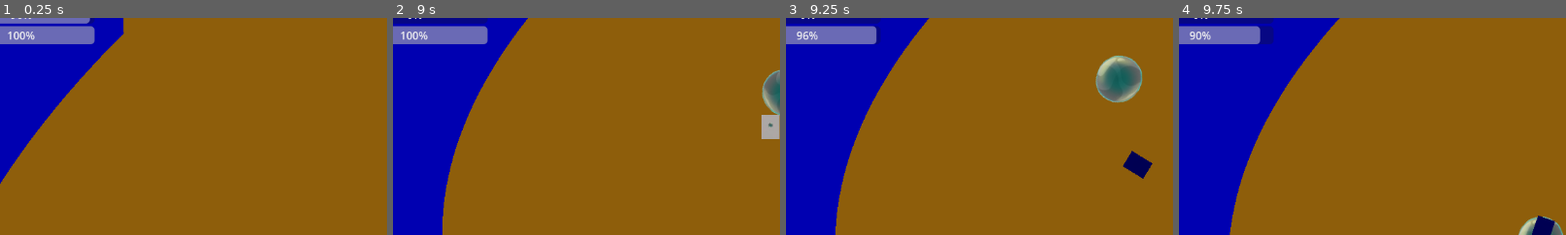
Above: before the commit, frames 1-4 (left to right).
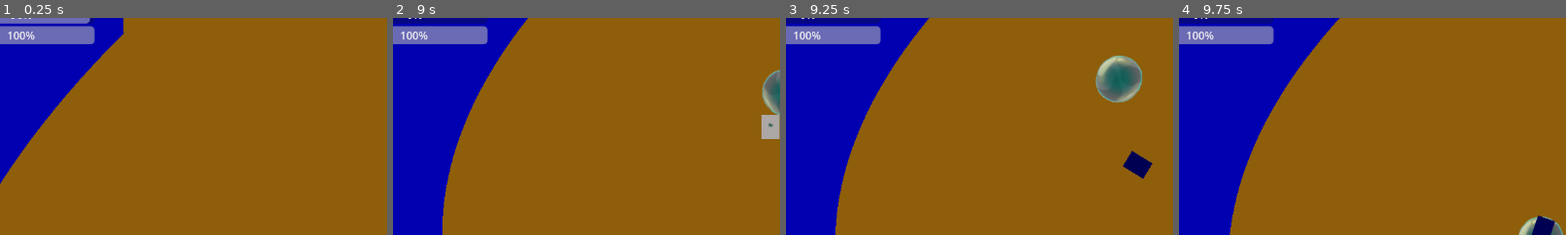
Above: after the commit, the same moments.

Repository: KnGod667/GGJ2025
Game: Godot game, scene res://scenes/main scene.tscn
Two runs of this game, one before a commit and one after it. Both use one fixed random seed, a clock stepped at 60 frames per second and the inputs below.
Inputs (mouse positions are % of the whole screen's width and height, from its top left):
- Up to frame 1 (0.25 s): no input
- Up to frame 2 (9 s): move the mouse to (72, 45) at 0.52 s; move the mouse to (30, 55) at 1.27 s; move the mouse to (60, 28) at 2.02 s; move the mouse to (45, 70) at 2.77 s; move the mouse to (80, 65) at 3.52 s; move the mouse to (20, 35) at 4.27 s; move the mouse to (55, 50) at 5.02 s; move the mouse to (35, 25) at 5.77 s; move the mouse to (72, 45) at 6.52 s; move the mouse to (30, 55) at 7.27 s; move the mouse to (60, 28) at 8.02 s; move the mouse to (45, 70) at 8.77 s
- Up to frame 3 (9.25 s): no input
- Up to frame 4 (9.75 s): move the mouse to (80, 65) at 9.52 s
The pictures show only the part of the screen within x 11-61%, y 3-53%; the shares and areas given below are measured in that part.

Frames 1-2 are identical in both runs. In frame 3, 0.3% of the frame differs, in the area x 2-25%, y 3-13%; in frame 4, 0.5%.

Commit message:
bubble collisions added, changed ui location, deleted the global ui script and placed it's content inside global variables

Diff:
--- a/project.godot
+++ b/project.godot
@@ -18,7 +18,6 @@
 
 [autoload]
 
-Ui="*res://scripts/ui.gd"
 TerrainAdapter="*res://scripts/terrain_adapter.gd"
 GlobalVariables="*res://scripts/global_variables.gd"
 
--- a/scenes/CONTROL_UI/ui.tscn
+++ b/scenes/CONTROL_UI/ui.tscn
@@ -1,6 +1,6 @@
 [gd_scene load_steps=2 format=3 uid="uid://b3jnvwtu7da8p"]
 
-[ext_resource type="Script" path="res://ui.gd" id="1_goj53"]
+[ext_resource type="Script" path="res://scripts/ui.gd" id="1_goj53"]
 
 [node name="UI" type="Control"]
 layout_mode = 3
--- a/scripts/burbuja_player.gd
+++ b/scripts/burbuja_player.gd
@@ -13,6 +13,11 @@
 func _physics_process(delta: float) -> void:
 	#MOVIMIENTO
 	if alive:
+		var col = TerrainAdapter.get_collision_vector(global_position,20)
+		if col!=Vector2.ZERO:
+			hit_()
+			pass
+
 		var mouse_direction = get_global_mouse_position()
 		if global_position.distance_to(mouse_direction) > 60:
 			speed = min(speed+BURBUJA_ACELERACION * delta,BURBUJA_MAX_SPEED)
@@ -26,8 +31,8 @@
 		get_parent().move_and_collide(velocity)
 
 	# o2 de las burbuja
-	if Ui.o2 > 0.1:
-		scale = Vector2(Ui.o2,Ui.o2)
+	if GlobalVariables.o2 > 0.1:
+		scale = Vector2(GlobalVariables.o2,GlobalVariables.o2)
 	elif alive:
 		hit_()
 
@@ -37,4 +42,4 @@
 	emit_signal("bubble_alive_state_changed",alive)
 
 func aumentar_o2(tamanho: float):
-	Ui.o2 += tamanho
+	GlobalVariables.o2 += tamanho
--- a/scripts/global_variables.gd
+++ b/scripts/global_variables.gd
@@ -2,14 +2,21 @@
 
 var paused = false
 @export var scroll_speed = 120.0
+@export var life_loss_rate = 1
+@export var o2_loss_rate = 0.1
+
+@export var vida = 100.0
+@export var o2 = 1.0
+
 
 func pause(val):
 	paused = val
-# Called when the node enters the scene tree for the first time.
+
 func _ready() -> void:
-	pass # Replace with function body.
+	pass
 
-
-# Called every frame. 'delta' is the elapsed time since the previous frame.
 func _process(delta: float) -> void:
-	pass
+	if o2 > 0:
+		o2 -= o2_loss_rate * delta
+	else:
+		vida -=life_loss_rate*delta
--- a/scripts/personaje.gd
+++ b/scripts/personaje.gd
@@ -9,17 +9,15 @@
 		look_at(get_global_mouse_position())
 		var col = TerrainAdapter.get_collision_vector(global_position,x)
 		print(col)
-		if col!=Vector2():
+		if col!=Vector2.ZERO:
 			modulate = Color(1,0,1)
 			move_and_collide(-col*SPEED)
 		else:
 			modulate = Color(col.x,col.y,0.5)
 			pass
-		if global_position.distance_to(get_global_mouse_position()) > 5 and col==Vector2():
+		if global_position.distance_to(get_global_mouse_position()) > 5 and col==Vector2.ZERO:
 			velocity = global_position.direction_to(get_global_mouse_position()) * SPEED
 			move_and_collide(velocity)
-		if Ui.vida > 0:
-			Ui.vida -= 13 * delta
 
 func dead():
 	pass
--- a/scripts/ui.gd
+++ b/scripts/ui.gd
@@ -1,13 +1,11 @@
-extends Node
+extends Control
 
-var vida: float
-var o2 : float
+# Called when the node enters the scene tree for the first time.
+func _ready() -> void:
+	pass
 
-func _ready() -> void:
-	vida = 100
-	o2 = 1
-
-
+# Called every frame. 'delta' is the elapsed time since the previous frame.
 func _process(delta: float) -> void:
-	if o2 > 0:
-		o2 -= 0.1 * delta
+	$CanvasLayer/VBoxContainer/O2_ProgressBar.value = GlobalVariables.o2
+	$CanvasLayer/VBoxContainer/Vida_ProgressBar.value = GlobalVariables.vida
+	$CanvasLayer/VBoxContainer2/Time_Label.text = "Time: " + str(Time.get_ticks_msec()/1000)
--- a/ui.gd
+++ /dev/null
@@ -1,11 +0,0 @@
-extends Control
-
-# Called when the node enters the scene tree for the first time.
-func _ready() -> void:
-	pass
-
-# Called every frame. 'delta' is the elapsed time since the previous frame.
-func _process(delta: float) -> void:
-	$CanvasLayer/VBoxContainer/O2_ProgressBar.value = Ui.o2
-	$CanvasLayer/VBoxContainer/Vida_ProgressBar.value = Ui.vida
-	$CanvasLayer/VBoxContainer2/Time_Label.text = "Time: " + str(Time.get_ticks_msec()/1000)
